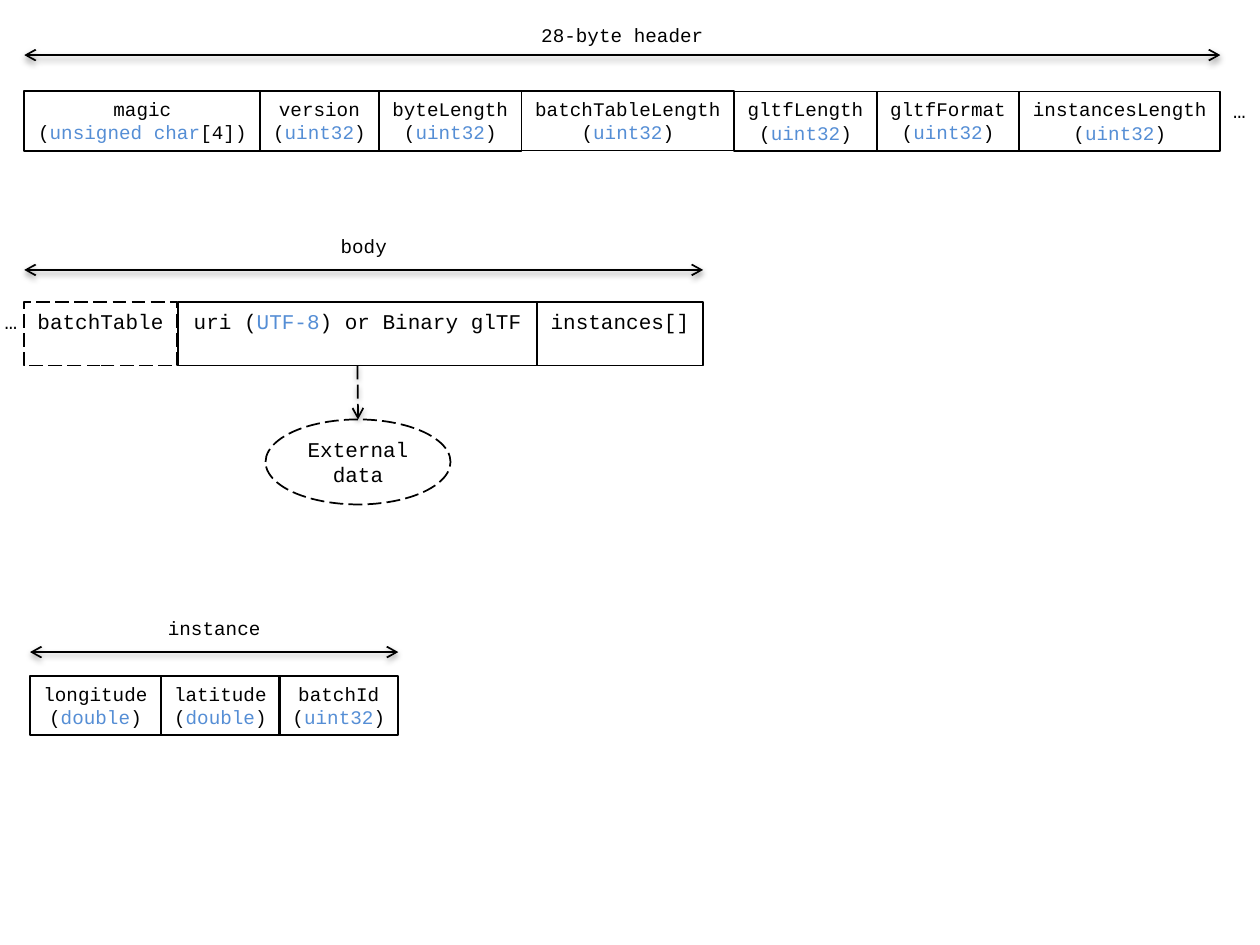
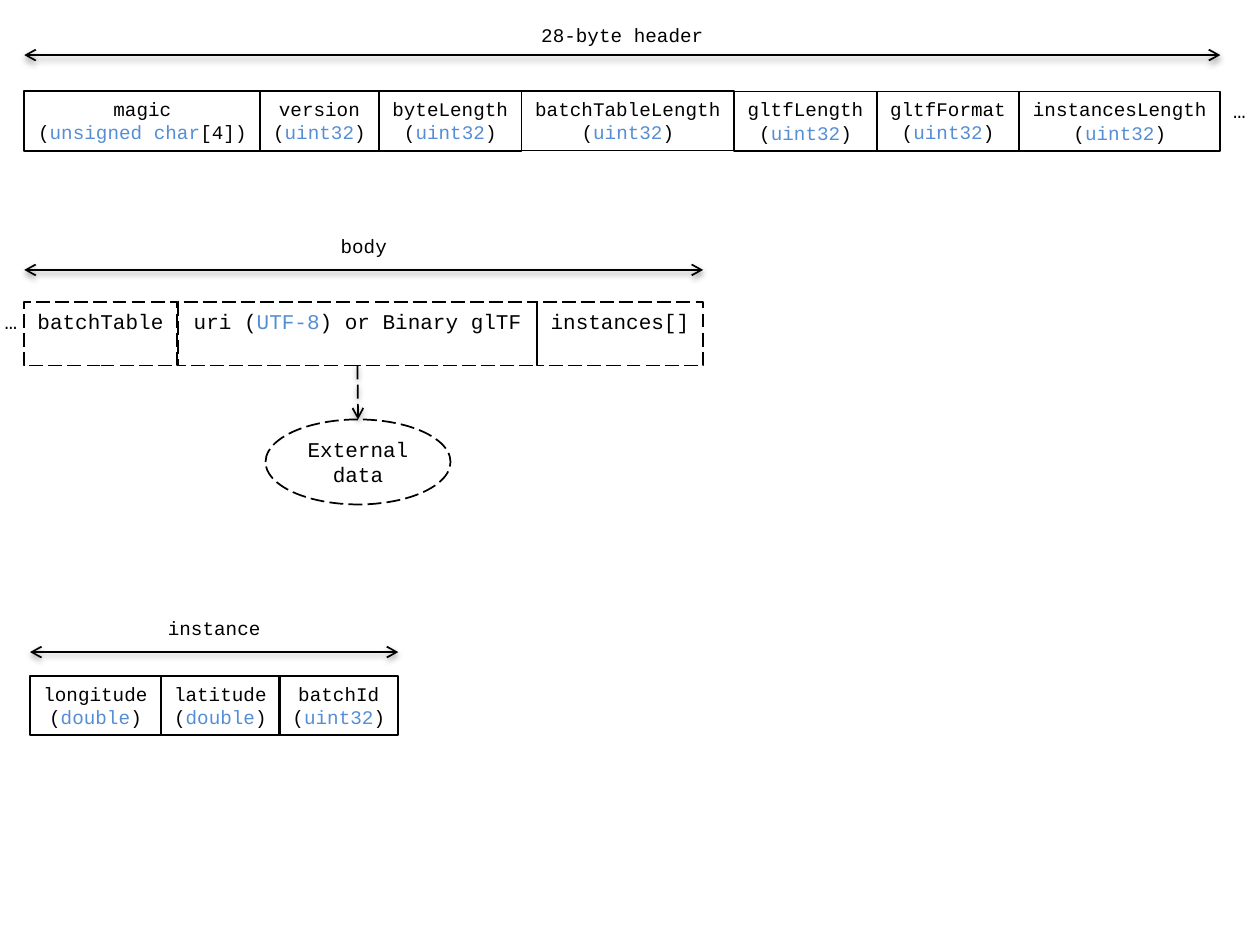
Before and after one commit to CesiumGS/3d-tiles, a slide deck: slide 1 of TileFormats/Instanced3DModel/figures/Figures.pptx. Drawn at 1260x945 pixels with LibreOffice and Linux fonts; fonts in the diff are those of the drawing. Boxes give left, top, right and bottom in pixels: in the first picture for what was removed or moved away, otherwise in the second. Text is boxed around its words. In the diff, an @@ line names an element or a change of style, - is before the commit and + after.

```diff
--- a/TileFormats/Instanced3DModel/figures/Figures.pptx
+++ b/TileFormats/Instanced3DModel/figures/Figures.pptx
@@ rectangle "uri (UTF-8) or Binary glTF" at bbox=[178, 302, 537, 365]: outline #000000 1 pt to #000000 1 pt dashed @@
@@ rectangle "instances[]" at bbox=[537, 302, 703, 365]: outline #000000 1 pt to #000000 1 pt dashed @@
```
Also in this commit, not shown: 2 other files.
